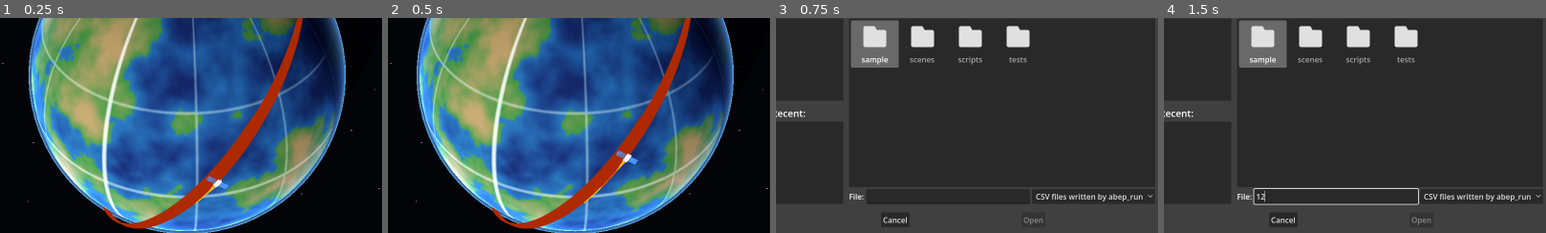
Above: before the commit, frames 1-4 (left to right).
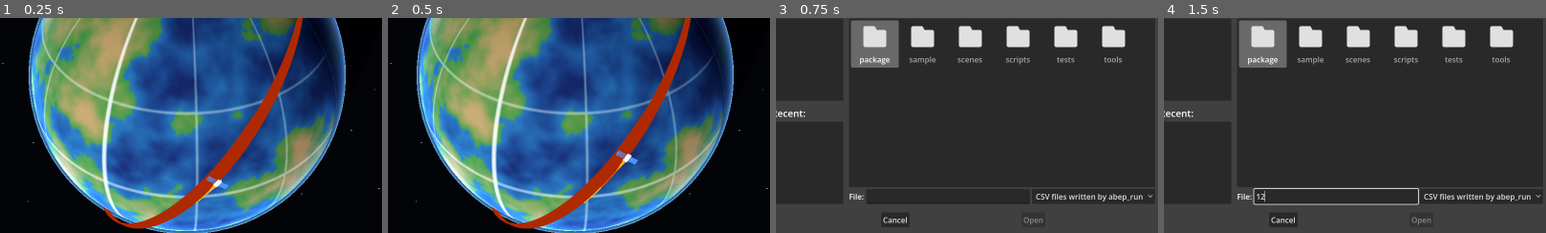
Above: after the commit, the same moments.

Repository: Overby-Industries/ion-propulsion-simulator
Game: Godot game, scene res://scenes/orbit_view.tscn
Same seed, same stepped clock (60 frames per second), same inputs: the game is played once before the commit and once after it.
Inputs (mouse positions are % of the whole screen's width and height, from its top left):
- Up to frame 1 (0.25 s): no input
- Up to frame 2 (0.5 s): no input
- Up to frame 3 (0.75 s): click "Open..." at 0.5 s
- Up to frame 4 (1.5 s): click (48, 71) at 1.27 s; type "12" at 1.35 s
The pictures show only the part of the screen within x 26-76%, y 29-79%; the shares and areas given below are measured in that part.

Frames 1-2 are identical in both runs. In frame 3, 1.7% of the frame differs, in the area x 22-92%, y 3-22%; in frame 4, 1.7%.

Commit message:
Add the Windows download for itch.io: the viewer, abep_run.exe and a launcher
deploy_to_itch.ps1 builds and tests the Windows download of ABEP and pushes it to https://overby-industries.itch.io/ion-propulsion-simulator with butler (-NoPush stops before the push). The download holds the orbit view exported as one exe (the bundled sample inside it), abep_run.exe built with MSVC at /W4 with the C++ runtime linked in (the script fails on any warning, or if the exe needs a runtime DLL), a launcher, "Simulate and view.bat", that runs abep_run.exe with the settings in settings.txt and opens the result in the viewer, settings.txt (made from `abep_run --help`: every setting commented out, with its default and unit), a README, the Apache 2.0 licence, and the Godot Engine's notice (viewer/tools/dump_godot_licenses.gd writes it, because an exported game carries the engine). viewer/export_presets.cfg and viewer/package/ hold the export settings and the text files that go in.

Before it pushes, the script runs six tests on what it made: abep_run.exe writes its three files; the exported viewer finds its bundled sample and quits cleanly; it plays a run that abep_run.exe wrote; the launcher runs the shipped settings; the launcher reads a user's settings (a note after a number, a leading space, a comment, a blank line); and it names a setting that does not exist. The viewer now prints one line when it loads a file, which the tests look for. The version on the page is the version in include/abep/version.hpp, a dash and the commit's short hash. Run on this tree with -NoPush it passes, and butler's dry run says 100.38 MiB in 7 files.

Co-Authored-By: Claude Sonnet 5.5 <noreply@anthropic.com>

Diff:
--- a/viewer/scripts/orbit_view.gd
+++ b/viewer/scripts/orbit_view.gd
@@ -512,6 +512,7 @@
 		return false
 	message = ""
 	traj = fresh
+	print("ABEP orbit view: loaded %s (%d samples)" % [path, traj.count])   # for the log, and for the release script's smoke test
 	_build_path()
 	_plot.set_trajectory(traj)
 	_slider.max_value = traj.duration()
--- /dev/null
+++ b/viewer/tools/dump_godot_licenses.gd
@@ -0,0 +1,52 @@
+extends SceneTree
+## Writes the licence of the Godot Engine, and the notices of the components inside it, to a text file. A game exported with Godot
+## carries the engine, and the engine's licence asks for its notice to travel with the copies; the release script puts this file
+## in the download. Run with the project's own Godot:
+##   godot --headless --path viewer -s res://tools/dump_godot_licenses.gd -- path/to/Godot.txt
+
+
+func _initialize() -> void:
+	var args := OS.get_cmdline_user_args()
+	if args.is_empty():
+		printerr("usage: godot --headless --path viewer -s res://tools/dump_godot_licenses.gd -- <output file>")
+		quit(2)
+		return
+	var rule := "=".repeat(78)
+	var text := PackedStringArray()
+	var version: Dictionary = Engine.get_version_info()
+	text.append("Godot Engine %s" % version["string"])
+	text.append("https://godotengine.org")
+	text.append("")
+	text.append(Engine.get_license_text())
+	text.append("")
+	text.append(rule)
+	text.append("Components inside the engine, with their copyright and licence")
+	text.append(rule)
+	var components: Array = Engine.get_copyright_info()
+	for component: Dictionary in components:
+		text.append("")
+		text.append(str(component["name"]))
+		for part: Dictionary in component["parts"]:
+			text.append("  Files: " + ", ".join(part["files"]))
+			for line: String in part["copyright"]:
+				text.append("  Copyright: " + line)
+			text.append("  License: " + str(part["license"]))
+	text.append("")
+	text.append(rule)
+	text.append("The texts of those licences")
+	text.append(rule)
+	var licences: Dictionary = Engine.get_license_info()
+	for license_name: String in licences:
+		text.append("")
+		text.append("---- %s ----" % license_name)
+		text.append(str(licences[license_name]))
+	DirAccess.make_dir_recursive_absolute(args[0].get_base_dir())
+	var file := FileAccess.open(args[0], FileAccess.WRITE)
+	if file == null:
+		printerr("cannot write %s (error %d)" % [args[0], FileAccess.get_open_error()])
+		quit(1)
+		return
+	file.store_string("\n".join(text) + "\n")
+	file.close()
+	print("wrote %s: %d components, %d licence texts" % [args[0], components.size(), licences.size()])
+	quit(0)
Not shown, added: viewer/export_presets.cfg
Not shown, added: viewer/package/README.txt
Not shown, added: viewer/tools/dump_godot_licenses.gd.uid
Not shown, added: deploy_to_itch.ps1
Not shown, added: viewer/package/Simulate and view.bat
